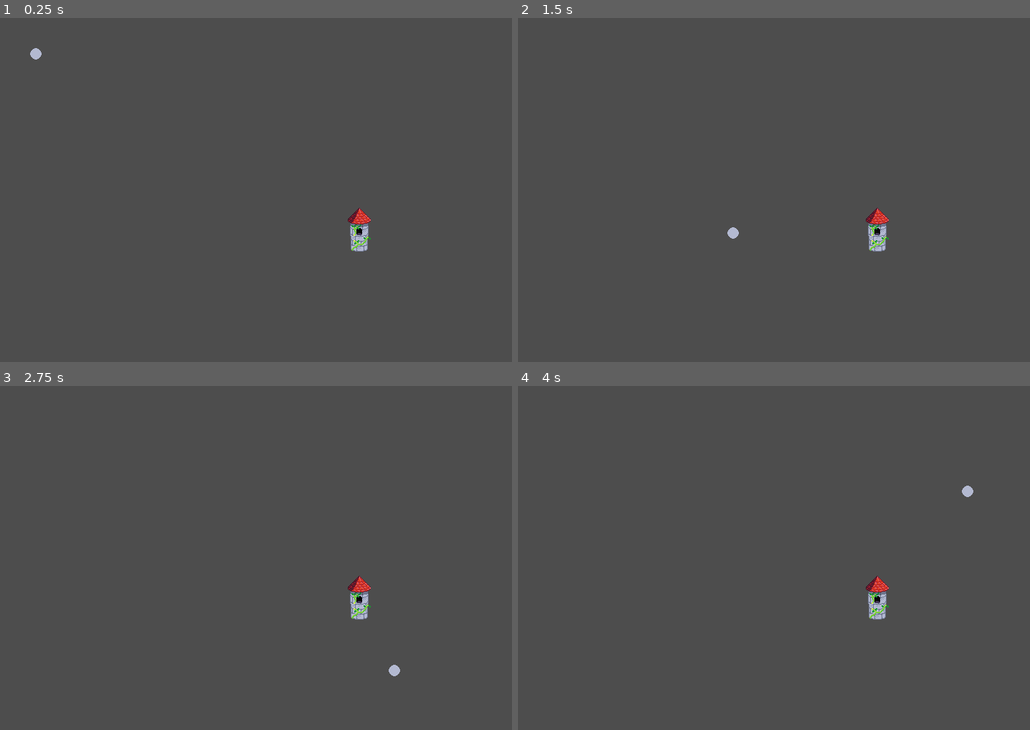
Above: before the commit, frames 1-4 (two rows, left to right).
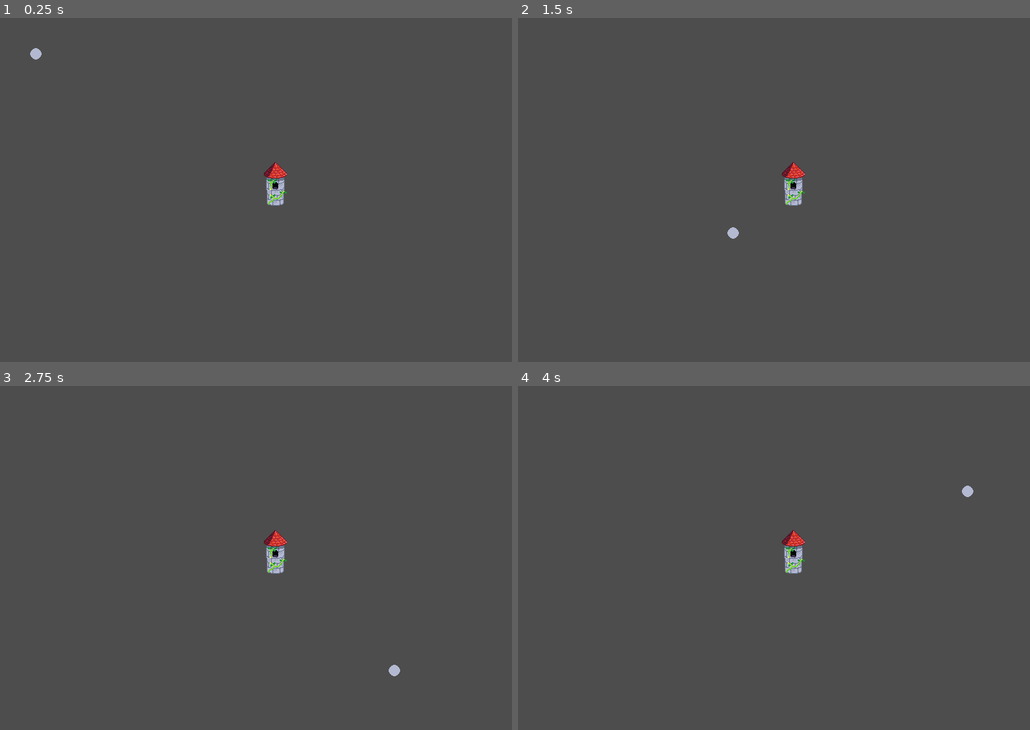
Above: after the commit, the same moments.

Repository: ShrimpCatDev/blockly
Game: Godot game, scene res://scenes/main.tscn
The game is run twice, just before and just after one commit, with the same random seed, the same clock (stepped at 60 frames per second) and the same inputs.
Inputs (mouse positions are in pixels of both pictures, inside the frame that each line leads up to):
- Up to frame 1 (0.25 s): no input
- Up to frame 2 (1.5 s): tap Enter at 0.5 s; move the mouse to (891, 172) at 0.52 s; hold Right 0.53-1.28 s; tap Alt at 0.6 s; click (891, 172) at 0.67 s; move the mouse to (671, 207) at 1.27 s; hold Down from 1.28 s (still down); tap Shift at 1.35 s
- Up to frame 3 (2.75 s): move the mouse to (312, 482) at 2.02 s; release Down at 2.03 s; hold Right from 2.03 s (still down); tap Alt at 2.1 s
- Up to frame 4 (4 s): move the mouse to (748, 626) at 2.77 s; release Right at 2.78 s; hold Up 2.78-3.53 s; tap Shift at 2.85 s; click (748, 626) at 2.92 s; move the mouse to (932, 609) at 3.52 s; hold Left from 3.53 s (still down); tap Alt at 3.6 s

The runs differ from the first frame. In frame 1, 0.8% of the frame differs, in the area x 51-73%, y 41-68%; in frame 2, 0.8%; in frame 3, 0.8%; in frame 4, 0.8%.

Commit message:
9/11

Diff:
--- a/project.godot
+++ b/project.godot
@@ -23,6 +23,10 @@
 window/stretch/aspect="expand"
 window/stretch/scale_mode="integer"
 
+[global_group]
+
+Tower=""
+
 [physics]
 
 3d/physics_engine="Jolt Physics"
--- a/scenes/ball.gd
+++ b/scenes/ball.gd
@@ -34,4 +34,8 @@
 		dy=1
 	if position.x-width<=0:
 		dx=1
-	print(position.x)
+
+func _on_area_entered(area: Area2D) -> void:
+	if area.is_in_group("Tower") and not area.get_node("DeadTower").visible:
+		area.get_node("AliveTower").visible = false
+		area.get_node("DeadTower").visible = true
--- a/scenes/ball.tscn
+++ b/scenes/ball.tscn
@@ -16,3 +16,5 @@
 
 [node name="Sprite" type="Sprite2D" parent="Ball" unique_id=838568059]
 texture = ExtResource("2_f7cbr")
+
+[connection signal="area_entered" from="Ball" to="Ball" method="_on_area_entered"]
--- a/scenes/main.tscn
+++ b/scenes/main.tscn
@@ -8,4 +8,4 @@
 [node name="Ball" parent="." unique_id=176090509 instance=ExtResource("2_0wfyh")]
 
 [node name="Tower" parent="." unique_id=1609993156 instance=ExtResource("2_sugp2")]
-position = Vector2(501, 312)
+position = Vector2(384, 248)
--- a/scenes/tower.tscn
+++ b/scenes/tower.tscn
@@ -1,6 +1,7 @@
 [gd_scene format=3 uid="uid://bfobtbx3cugn0"]
 
 [ext_resource type="Texture2D" uid="uid://pefvss1hn5bx" path="res://assets/placeholder tower too.png" id="1_2x682"]
+[ext_resource type="Texture2D" uid="uid://dkot6dydrn4h" path="res://assets/placeholder tower too LE BURNIE SANDERS.png" id="2_ay4al"]
 
 [sub_resource type="CapsuleShape2D" id="CapsuleShape2D_ay4al"]
 radius = 11.0
@@ -8,18 +9,18 @@
 
 [node name="Tower" type="Node2D" unique_id=1609993156]
 
-[node name="Tower" type="Area2D" parent="." unique_id=1132166555]
+[node name="Tower" type="Area2D" parent="." unique_id=1132166555 groups=["Tower"]]
 position = Vector2(2, 2)
 
-[node name="Sprite" type="Sprite2D" parent="Tower" unique_id=25392445]
-position = Vector2(-2, -2)
-
-[node name="Hitbox" type="Area2D" parent="Tower" unique_id=1910804884]
-position = Vector2(-2, -2)
-
-[node name="PlaceholderTowerToo" type="Sprite2D" parent="Tower/Hitbox" unique_id=2144431414]
-position = Vector2(0, -15)
+[node name="AliveTower" type="Sprite2D" parent="Tower" unique_id=2144431414]
+position = Vector2(-2, -17)
 texture = ExtResource("1_2x682")
 
-[node name="CollisionShape2D" type="CollisionShape2D" parent="Tower/Hitbox" unique_id=16426528]
+[node name="Hitbox" type="CollisionShape2D" parent="Tower" unique_id=16426528]
+position = Vector2(-2, -2)
 shape = SubResource("CapsuleShape2D_ay4al")
+
+[node name="DeadTower" type="Sprite2D" parent="Tower" unique_id=1688418996]
+visible = false
+position = Vector2(-2, -17)
+texture = ExtResource("2_ay4al")
